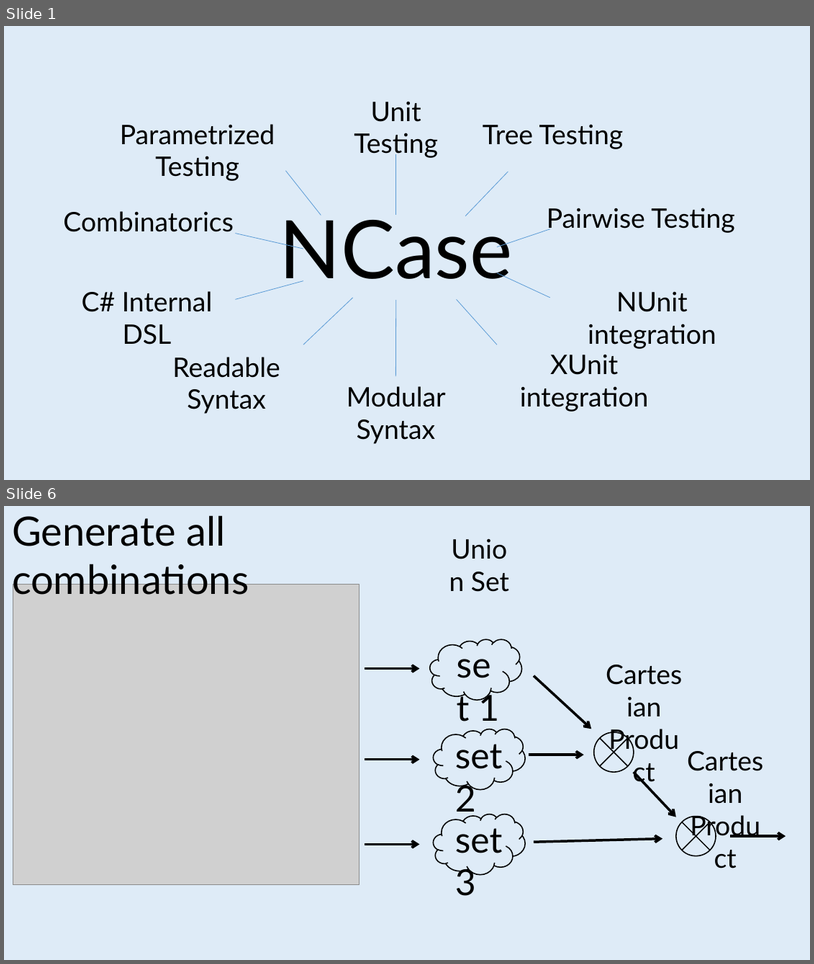
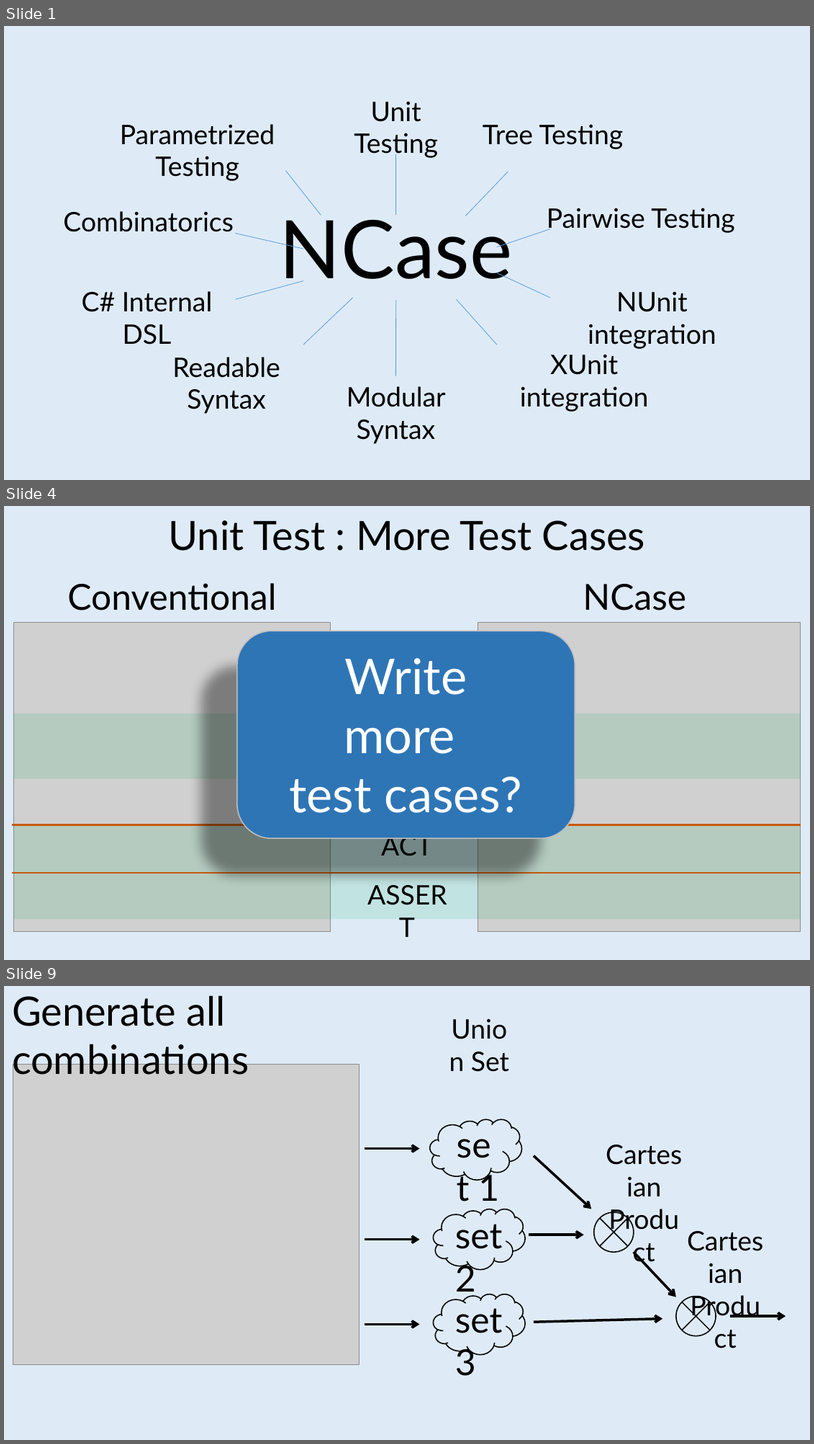
Before and after one commit to jeromerg/NCase, a slide deck: src/Documentation/Slides/Slides.pptx. Shown one above the other, each under a label of ours: slides 1 and 6 before the commit, slides 1, 4 and 9 after it; the slides between them are not shown. The pictures are 814x964 and 814x1444 pixels, drawn with LibreOffice and Linux fonts; fonts in the diff are those of the drawing; grey boxes stand for pictures. Boxes give left, top, right and bottom in pixels: in the first picture for what was removed or moved away, otherwise in the second. Text is boxed around its words. In the diff, an @@ line names an element or a change of style, - is before the commit and + after.

```diff
--- a/src/Documentation/Slides/Slides.pptx
+++ b/src/Documentation/Slides/Slides.pptx
@@ slide 4 added at box(4, 506, 810, 960), background #DEEBF7 @@
@@ text added at box(169, 520, 646, 551), 36 pt, text #000000 @@
+Unit Test : More Test Cases
@@ text added at box(67, 583, 276, 610), 32 pt, text #000000 @@
+Conventional
@@ text added at box(583, 584, 687, 610), 32 pt, text #000000 @@
+NCase
@@ picture added at box(13, 622, 331, 932) @@
@@ rounded rectangle added at box(237, 631, 575, 838), fill #2E75B6, outline #BFBFBF 1 pt, 44 pt, text #FFFFFF @@
+Write
+more
+test cases?
@@ text added at box(353, 622, 461, 662), 24 pt, text #000000 @@
+ARRANGE
@@ picture added at box(478, 622, 801, 932) @@
@@ rectangle added at box(13, 713, 801, 779), fill #00B050 at 13% opacity @@
@@ line added from (12, 824) to (801, 824), #C55A11 1.5 pt @@
@@ rectangle added at box(13, 824, 801, 918), fill #00B050 at 13% opacity @@
@@ text added at box(381, 832, 433, 855), 24 pt, text #000000 @@
+ACT
@@ line added from (12, 873) to (801, 873), #C55A11 1.5 pt @@
@@ text added at box(353, 874, 461, 914), 24 pt, text #000000 @@
+ASSERT
@@ what was slide 6 is now slide 9 @@
```
Also in this commit, not shown: 3 slides changed, 3 other slides added, 1 slide removed, 2 other files.
